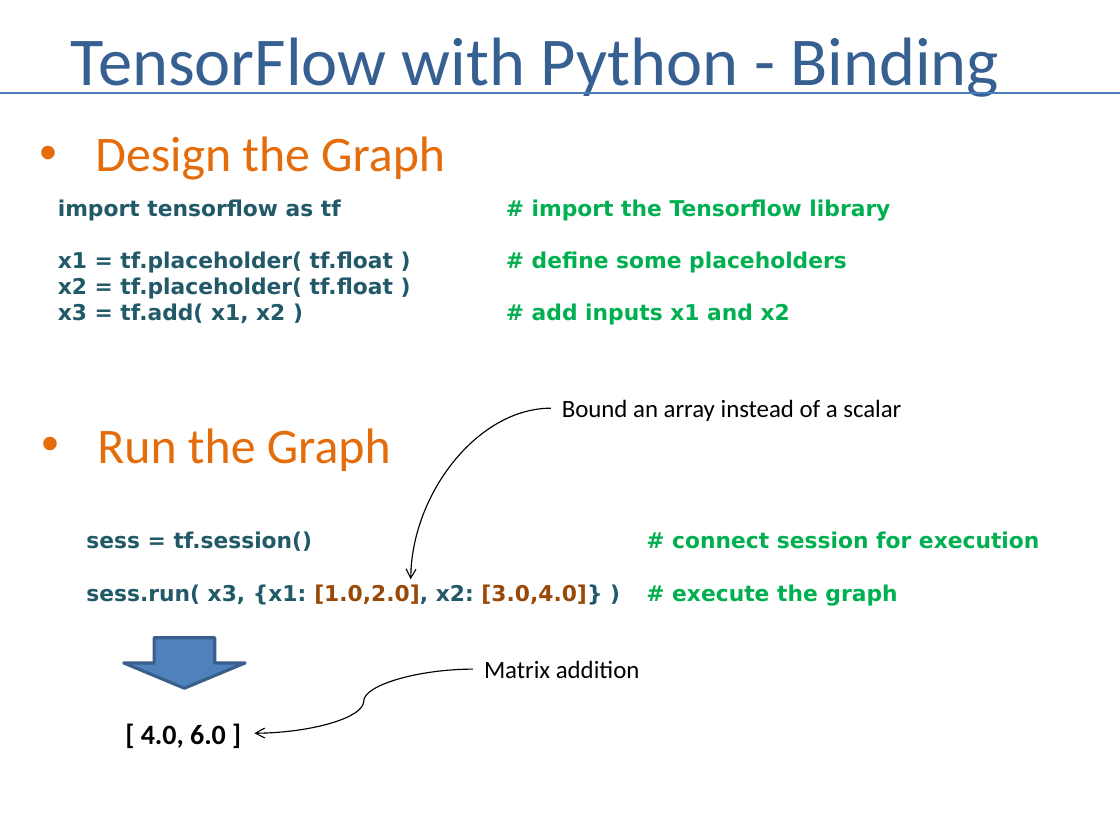
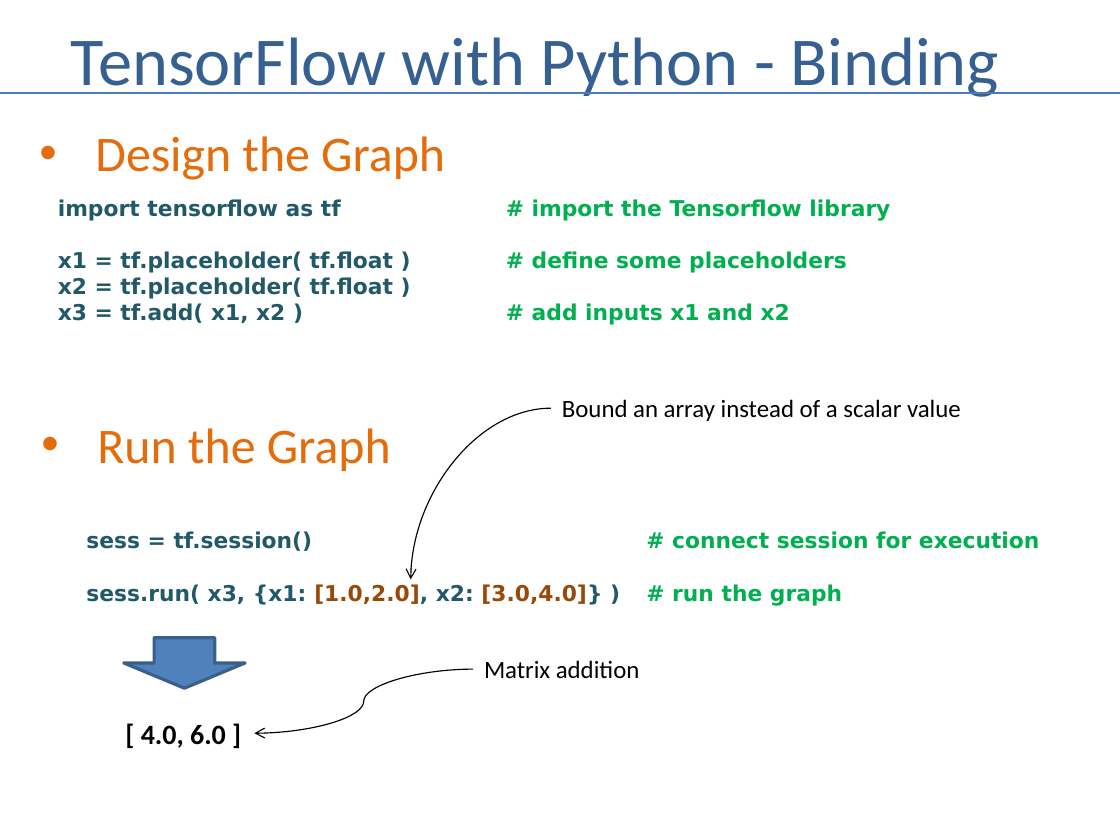
Before and after one commit to andrewferlitsch/Portland-Data-Science-Group, a slide deck: slide 12 of Presentations/ML Tensorflow Intro.pptx. Drawn at 1120x840 pixels with LibreOffice and Linux fonts; fonts in the diff are those of the drawing. Boxes give left, top, right and bottom in pixels: in the first picture for what was removed or moved away, otherwise in the second. Text is boxed around its words. In the diff, an @@ line names an element or a change of style, - is before the commit and + after.

Commit message:
fix typos

```diff
--- a/Presentations/ML Tensorflow Intro.pptx
+++ b/Presentations/ML Tensorflow Intro.pptx
@@ text at (562, 399, 961, 421): text changed @@
-Bound an array instead of a scalar
+Bound an array instead of a scalar value
@@ text at (86, 584, 842, 606): text changed @@
-sess.run( x3, {x1: [1.0,2.0], x2: [3.0,4.0]} ) # execute the graph
+sess.run( x3, {x1: [1.0,2.0], x2: [3.0,4.0]} ) # run the graph
```
Also in this commit, not shown: 7 other slides changed.
